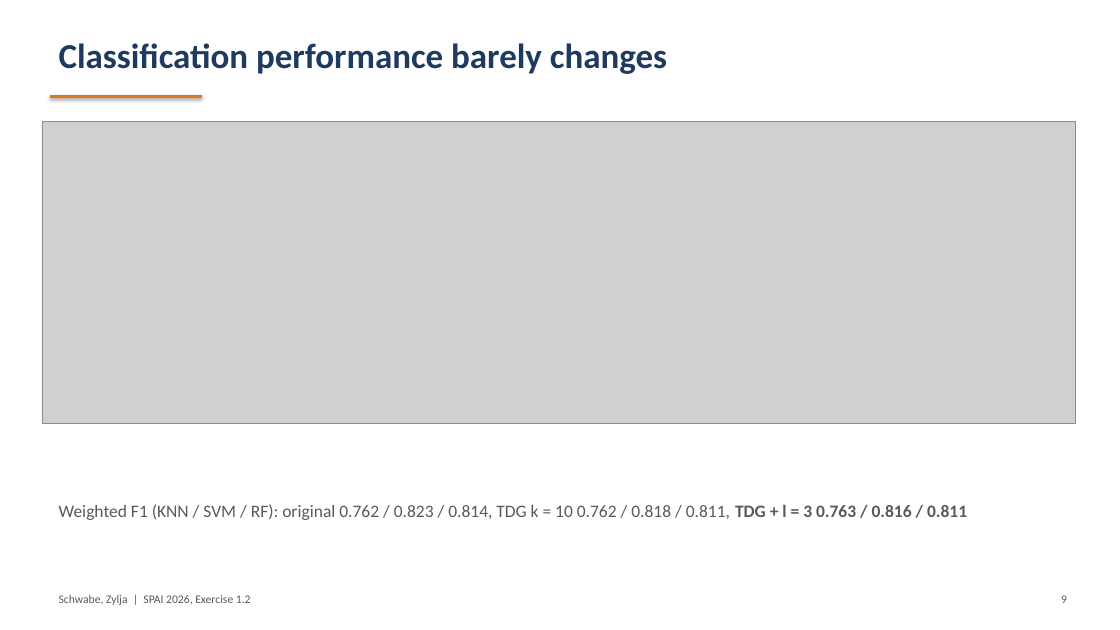
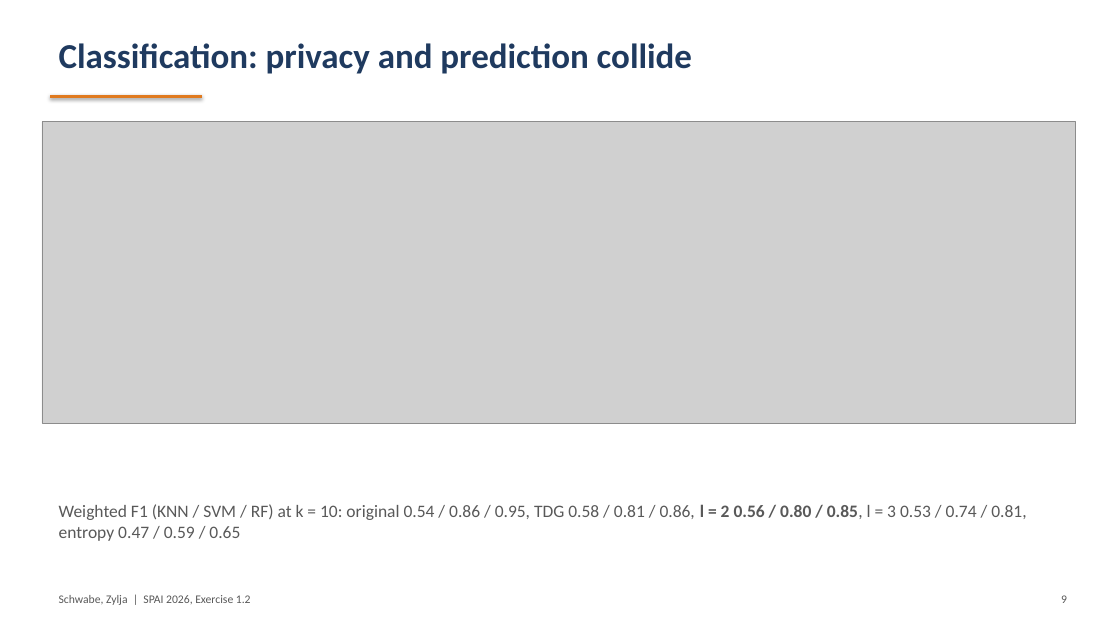
Before and after one commit to ds25m009-Lara-Schwabe/SPAI-l_Diversity, a slide deck: slide 9 of report/SPAI_Exercise1_2_TopDown_l-diversity_slides.pptx. Drawn at 1120x630 pixels with LibreOffice and Linux fonts; fonts in the diff are those of the drawing; grey boxes stand for pictures. Boxes give left, top, right and bottom in pixels: in the first picture for what was removed or moved away, otherwise in the second. Text is boxed around its words. In the diff, an @@ line names an element or a change of style, - is before the commit and + after.

Commit message:
Switch experiments to cahousing, fix classifier evaluation
- experiments on cahousing (SA = ocean_proximity): TDG vs TDG + distinct
  l = 2, 3 and entropy l = 2 for k = 2 ... 100, reject / retry / repair
  comparison, recursive (c, l)
- new privacy metric: share of records with the majority SA value of their EC
- classifier evaluation: numbers with minus sign or decimal point became 0,
  rows were matched with labels by position instead of ID, '*' now uses
  the mean of the attribute
- report, slides and README updated

```diff
--- a/report/SPAI_Exercise1_2_TopDown_l-diversity_slides.pptx
+++ b/report/SPAI_Exercise1_2_TopDown_l-diversity_slides.pptx
@@ text at <box>59,43,692,74</box>: text changed @@
-Classification performance barely changes
+Classification: privacy and prediction collide
@@ text at <box>59,504,1026,541</box>: text changed @@
-Weighted F1 (KNN / SVM / RF): original 0.762 / 0.823 / 0.814, TDG k = 10 0.762 / 0.818 / 0.811, TDG + l = 3 0.763 / 0.816 / 0.811
+Weighted F1 (KNN / SVM / RF) at k = 10: original 0.54 / 0.86 / 0.95, TDG 0.58 / 0.81 / 0.86, l = 2 0.56 / 0.80 / 0.85, l = 3 0.53 / 0.74 / 0.81, entropy 0.47 / 0.59 / 0.65
```
Also in this commit, not shown: 6 other slides changed, 1 slide added, 1 slide removed, 26 other files.
